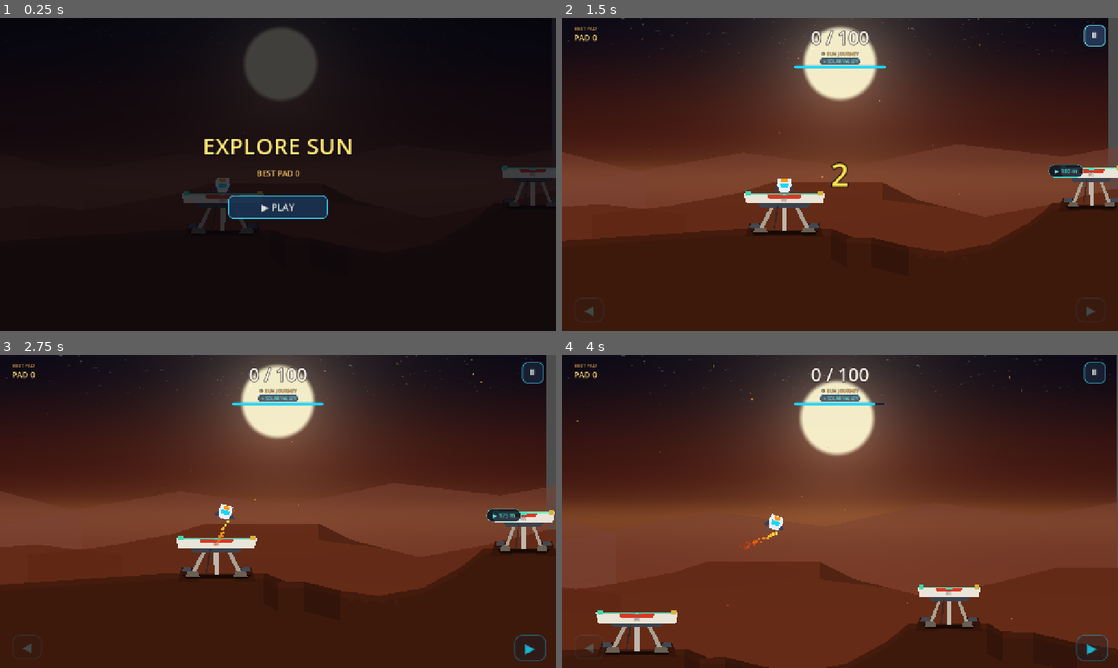
Above: before the commit, frames 1-4 (two rows, left to right).
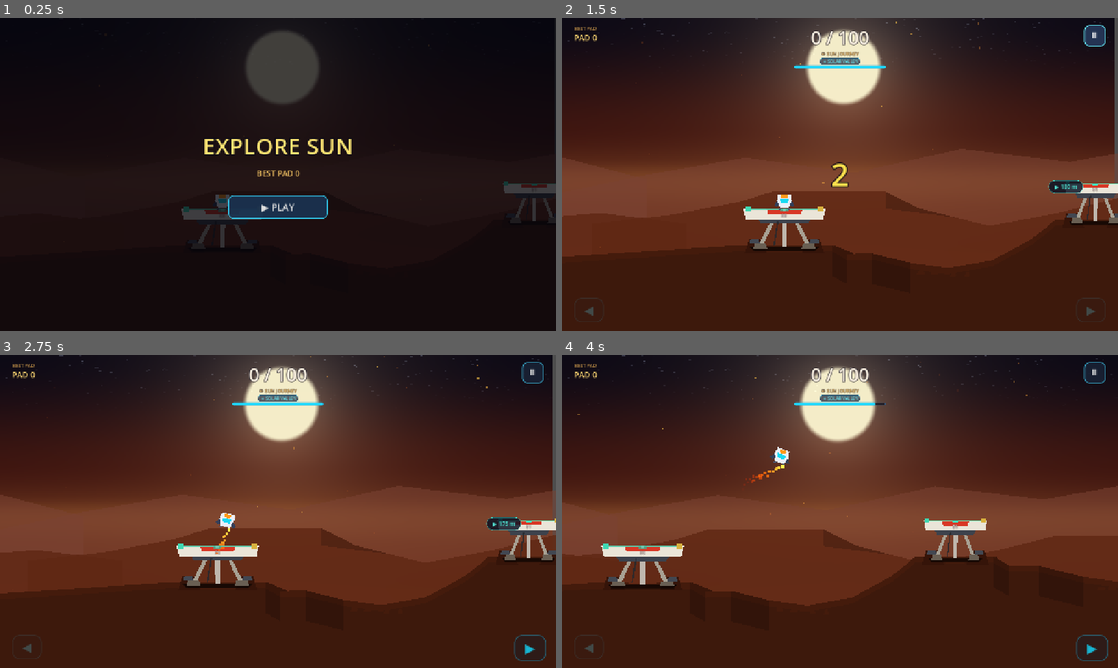
Above: after the commit, the same moments.

Repository: Tamizharuvi2006/space-adventure
Game: Godot game, scene res://scenes/main.tscn
Two runs of this game, one before a commit and one after it. Both use one fixed random seed, a clock stepped at 60 frames per second and the inputs below.
Inputs (mouse positions are in pixels of both pictures, inside the frame that each line leads up to):
- Up to frame 1 (0.25 s): no input
- Up to frame 2 (1.5 s): click "▶ PLAY" at 0.5 s; click "⏸" at 1.25 s
- Up to frame 3 (2.75 s): tap Enter at 2 s; move the mouse to (400, 495) at 2.02 s; hold D from 2.03 s (still down); tap R at 2.1 s; click (400, 495) at 2.17 s; tap Space at 2.27 s
- Up to frame 4 (4 s): release D at 2.75 s; drag from (728, 527) to (1084, 508) at 2.77 s; move the mouse to (895, 442) at 3.52 s; hold D from 3.53 s (still down); tap R at 3.6 s

The runs differ from the first frame. In frame 1, 1.8% of the frame differs, in the area x 32-100%, y 3-74%; in frame 2, 10%; in frame 3, 7.5%; in frame 4, 26%, in the area x 0-100%, y 0-100%.

Commit message:
Explore Sun V6.1 - Fixed vertical camera height with smooth horizontal travel composition (Mars: Mars reference)

Diff:
--- a/scripts/camera_follow.gd
+++ b/scripts/camera_follow.gd
@@ -1,38 +1,43 @@
 extends Camera2D
 class_name SolarCamera
 
-# ── Explore Sun V6 — Directional Composition Camera (Mars: Mars Style) ──────
+# ── Explore Sun V6.1 — Fixed-Height Horizontal Side-Scrolling Camera ─────────
 # Principles:
-# 1. Moving Composition Anchor (DO NOT CENTER THE PLAYER):
-#    - Player screen position is determined by movement direction and travel corridor.
+# 1. FIXED VERTICAL CAMERA HEIGHT:
+#    - Camera Y does NOT follow player.global_position.y.
+#    - No vertical camera tracking, no vertical lookahead, no vertical deadzone.
+#    - When astronaut rises: PLAYER moves UP on screen, CAMERA Y STAYS FIXED.
+#    - When astronaut falls: PLAYER moves DOWN on screen, CAMERA Y STAYS FIXED.
+#    - Pads and terrain remain in the exact same vertical screen position during flight.
+# 2. HORIZONTAL MOVEMENT WITH DIRECTIONAL TRAVEL COMPOSITION:
+#    - Camera X smoothly tracks travel direction.
 #    - Rightward travel: player sits at ~38%–42% of viewport width (more space ahead on right).
 #    - Leftward travel: player sits at ~58%–62% of viewport width (more space ahead on left).
-# 2. Vertical Dynamic Framing:
-#    - Ascending: player sits at ~56%–60% of viewport height (more world/terrain visible above).
-#    - Descending: player sits at ~40%–44% of viewport height (landing pad & terrain visible below).
-#    - Stationary / Docked: player sits at ~54% of viewport height (grounded bedrock below).
-# 3. No Immediate Recentering on Landing:
-#    - When landed, camera keeps player naturally offset toward the NEXT platform.
-# 4. Moderate Dynamic Zoom (0.92 to 1.00):
-#    - Widen view slightly for distant jumps without shrinking the astronaut.
-# 5. Continuous World Scroll:
-#    - Camera composition anchor moves dynamically, making the world scroll through the screen.
+# 3. NO RECENTERING ON LANDING:
+#    - When landed, the player remains naturally offset at ~40% with the forward path ahead.
+# 4. FIXED VERTICAL SCALE:
+#    - No vertical zoom compensation.
+#    - Subtle horizontal zoom adjustment (0.94 to 1.00) only for distant jumps.
 
 @export var follow_target: Node2D
 @export var smooth_speed: float = 5.0
 
-# Current smooth screen fraction (where the player appears on screen as 0.0..1.0)
-var current_screen_frac: Vector2 = Vector2(0.40, 0.54)
-var target_screen_frac: Vector2 = Vector2(0.40, 0.54)
+# Fixed vertical camera world position
+var fixed_world_y: float = 420.0
 
-# Rest vertical offset compatibility
-var default_vertical_offset: float = -40.0
+# Current smooth screen fraction (where player sits horizontally on screen)
+var current_screen_frac_x: float = 0.40
+var target_screen_frac_x: float = 0.40
+
+# Compatibility with main.gd / HUD
+var default_vertical_offset: float = -65.0
 
 var trauma: float = 0.0
 var max_angle: float = 0.02
 var max_offset: Vector2 = Vector2(8.0, 6.0)
 
 var target_platform: Node2D = null
+var current_docked_platform: Node2D = null
 var is_initialized: bool = false
 
 func _ready() -> void:
@@ -55,72 +60,48 @@
 		snap_to_target()
 		is_initialized = true
 
-	# ─── 1. Determine Horizontal Travel Direction & Desired Screen Frac ─────
+	# ─── 1. Horizontal Travel Direction & Screen Composition ─────────────────
+	# Default: player at 40% when heading right, 60% when heading left
 	var travel_dir_x: float = 1.0
 	if is_instance_valid(target_platform):
 		var dx_to_pad = target_platform.global_position.x - p_pos.x
 		if absf(dx_to_pad) > 15.0:
 			travel_dir_x = signf(dx_to_pad)
 
-	# Flight velocity reinforces or reverses travel direction
 	if absf(p_vel.x) > 30.0:
 		travel_dir_x = signf(p_vel.x)
 
-	# Base horizontal fraction: 40% when moving right, 60% when moving left
-	var desired_x: float = 0.40 if travel_dir_x > 0.0 else 0.60
+	var desired_frac_x: float = 0.40 if travel_dir_x > 0.0 else 0.60
 
-	# Dynamic velocity lookahead modifies the screen composition:
-	# Faster horizontal flight pushes player slightly further back, giving MORE corridor ahead
-	var vel_offset_x = clampf(p_vel.x / 500.0, -0.06, 0.06)
-	desired_x = clampf(desired_x - vel_offset_x, 0.34, 0.66)
+	# Dynamic velocity lookahead (shifts composition slightly forward during fast cruise)
+	var vel_offset_x = clampf(p_vel.x / 600.0, -0.05, 0.05)
+	target_screen_frac_x = clampf(desired_frac_x - vel_offset_x, 0.35, 0.65)
 
-	# ─── 2. Determine Vertical Desired Screen Frac ────────────────────────────
-	# Ascent: player at ~57% height (reveal upcoming peaks and terrain above)
-	# Descent: player at ~42% height (reveal landing pad and ground below)
-	# Stationary/Docked: ~54% height (grounded)
-	var desired_y: float = 0.54
-	if p_vel.y < -30.0:
-		# Ascending
-		var climb_t = clampf(-p_vel.y / 300.0, 0.0, 1.0)
-		desired_y = lerpf(0.54, 0.60, climb_t)
-	elif p_vel.y > 30.0:
-		# Descending
-		var fall_t = clampf(p_vel.y / 300.0, 0.0, 1.0)
-		desired_y = lerpf(0.54, 0.42, fall_t)
+	# Smoothly interpolate the horizontal screen composition anchor
+	current_screen_frac_x = lerpf(current_screen_frac_x, target_screen_frac_x, 4.0 * delta)
 
-	target_screen_frac = Vector2(desired_x, desired_y)
+	# ─── 2. Horizontal Camera Position ───────────────────────────────────────
+	var screen_offset_x = (current_screen_frac_x - 0.5) * vp_size.x
+	var target_cam_x = p_pos.x - (screen_offset_x / zoom.x)
+	global_position.x = lerpf(global_position.x, target_cam_x, smooth_speed * delta)
 
-	# Smoothly interpolate the composition anchor
-	current_screen_frac.x = lerpf(current_screen_frac.x, target_screen_frac.x, 5.0 * delta)
-	current_screen_frac.y = lerpf(current_screen_frac.y, target_screen_frac.y, 5.0 * delta)
+	# ─── 3. STRICTLY FIXED VERTICAL CAMERA HEIGHT ────────────────────────────
+	# Camera Y NEVER follows player Y during gameplay.
+	# The player moves vertically on screen; camera Y is locked.
+	global_position.y = fixed_world_y
 
-	# ─── 3. Moderate Dynamic Zoom ────────────────────────────────────────────
-	# Baseline zoom 1.00; for long jumps, gently zoom to ~0.92–0.95
+	# ─── 4. Stable Scale & Subtle Horizontal Zoom ────────────────────────────
 	var dist_to_pad: float = 0.0
 	if is_instance_valid(target_platform):
-		dist_to_pad = p_pos.distance_to(target_platform.global_position)
+		dist_to_pad = absf(target_platform.global_position.x - p_pos.x)
 
 	var target_zoom_val: float = 1.0
-	if dist_to_pad > 550.0:
-		var zoom_t = clampf((dist_to_pad - 550.0) / 750.0, 0.0, 1.0)
-		target_zoom_val = lerpf(1.0, 0.92, zoom_t)
+	if dist_to_pad > 650.0:
+		var zoom_t = clampf((dist_to_pad - 650.0) / 750.0, 0.0, 1.0)
+		target_zoom_val = lerpf(1.0, 0.94, zoom_t)
 
 	var new_z = lerpf(zoom.x, target_zoom_val, 2.5 * delta)
 	zoom = Vector2(new_z, new_z)
-
-	# ─── 4. Compute World Camera Position From Screen Composition Anchor ─────
-	# Screen position of player = (player_world - cam_world) * zoom + vp_size * 0.5
-	# => cam_world = player_world - (screen_offset_from_center / zoom)
-	var screen_offset_from_center = Vector2(
-		(current_screen_frac.x - 0.5) * vp_size.x,
-		(current_screen_frac.y - 0.5) * vp_size.y
-	)
-
-	var target_cam_pos = p_pos - (screen_offset_from_center / zoom)
-
-	# Smooth follow to desired composition
-	global_position.x = lerpf(global_position.x, target_cam_pos.x, smooth_speed * delta)
-	global_position.y = lerpf(global_position.y, target_cam_pos.y, smooth_speed * delta)
 
 	# ─── 5. Screen Shake Trauma ──────────────────────────────────────────────
 	if trauma > 0.0:
@@ -146,28 +127,33 @@
 		if absf(dx) > 15.0:
 			travel_dir_x = signf(dx)
 
-	current_screen_frac = Vector2(0.40 if travel_dir_x > 0.0 else 0.60, 0.54)
-	target_screen_frac = current_screen_frac
+	current_screen_frac_x = 0.40 if travel_dir_x > 0.0 else 0.60
+	target_screen_frac_x = current_screen_frac_x
 
-	var screen_offset_from_center = Vector2(
-		(current_screen_frac.x - 0.5) * vp_size.x,
-		(current_screen_frac.y - 0.5) * vp_size.y
-	)
-	global_position = follow_target.global_position - (screen_offset_from_center / zoom)
+	var screen_offset_x = (current_screen_frac_x - 0.5) * vp_size.x
+	global_position.x = follow_target.global_position.x - (screen_offset_x / zoom.x)
+
+	# Initialize fixed Y to comfortable baseline
+	fixed_world_y = follow_target.global_position.y - 65.0
+	global_position.y = fixed_world_y
 
 func add_trauma(amount: float) -> void:
 	trauma = clampf(trauma + amount, 0.0, 1.0)
 
 func notify_landed(platform: Node2D) -> void:
 	add_trauma(0.06)
-	# Retain direction bias towards next platform - no recentering
+	current_docked_platform = platform
+	# When landed, update fixed vertical height to this platform's baseline
+	if is_instance_valid(platform):
+		fixed_world_y = platform.global_position.y - 65.0
+
+	# Keep directional offset towards next platform
 	if is_instance_valid(target_platform) and target_platform != platform:
 		var dx = target_platform.global_position.x - platform.global_position.x
-		target_screen_frac.x = 0.40 if dx >= 0.0 else 0.60
-	target_screen_frac.y = 0.54
+		target_screen_frac_x = 0.40 if dx >= 0.0 else 0.60
 
 func set_next_target_platform(platform: Node2D) -> void:
 	target_platform = platform
 	if is_instance_valid(follow_target) and is_instance_valid(target_platform):
 		var dx = target_platform.global_position.x - follow_target.global_position.x
-		target_screen_frac.x = 0.40 if dx >= 0.0 else 0.60
+		target_screen_frac_x = 0.40 if dx >= 0.0 else 0.60
--- /dev/null
+++ b/tests/test_v6_1_fixed_height_suite.gd
@@ -0,0 +1,172 @@
+extends SceneTree
+
+const SunZoneData = preload("res://scripts/planet_data.gd")
+const SolarBackground = preload("res://scripts/background.gd")
+const SolarMain = preload("res://scripts/main.gd")
+const SolarPlayer = preload("res://scripts/player.gd")
+const SolarHUD = preload("res://scripts/hud.gd")
+const SolarCamera = preload("res://scripts/camera_follow.gd")
+const WorldGenerator = preload("res://scripts/world_generator.gd")
+
+const ARTIFACT_DIR = "C:/Users/aruvi/.gemini/antigravity-ide/brain/f75eeb4b-bf34-4366-b518-afc1bd64e4d0"
+
+func _init() -> void:
+	print("=== RUNNING V6.1 FIXED-HEIGHT CAMERA TEST SUITE ===")
+	call_deferred("_run_suite")
+
+func _ensure_flying(main: SolarMain, hud: SolarHUD, player: SolarPlayer) -> void:
+	main.current_state = SolarMain.GameState.PLAYING
+	player.set_control_enabled(true)
+	player.current_state = SolarPlayer.State.FLYING
+	player.last_docked_platform = null
+	player.set_physics_process(false)
+	hud.game_over_menu.visible = false
+	hud.gameplay_hud.visible = true
+
+func _run_suite() -> void:
+	var packed = load("res://scenes/main.tscn") as PackedScene
+	var main = packed.instantiate() as SolarMain
+	root.add_child(main)
+
+	var hud = main.get_node("HUD") as SolarHUD
+	var player = main.get_node("Player") as SolarPlayer
+	var world_gen = main.get_node("WorldGenerator") as WorldGenerator
+	var camera = main.get_node("Camera2D") as SolarCamera
+
+	await create_timer(0.3).timeout
+
+	hud.emit_signal("play_game_requested")
+	while main.current_state != SolarMain.GameState.PLAYING:
+		await create_timer(0.05).timeout
+	await create_timer(0.2).timeout
+
+	while world_gen.next_platform_idx <= 15:
+		world_gen.spawn_next_route_pad()
+
+	var pad_10 = world_gen.get_platform_by_index(10)
+	var pad_11 = world_gen.get_platform_by_index(11)
+	assert(pad_10 != null and pad_11 != null, "Platforms 10 and 11 must exist!")
+	var view_size = root.get_viewport().get_visible_rect().size
+
+	var step_frames = func(count: int, move_vel: Vector2 = Vector2.ZERO):
+		for _i in range(count):
+			if move_vel != Vector2.ZERO:
+				player.global_position += move_vel * 0.02
+			await create_timer(0.02).timeout
+
+	# ─── A. PLAYER RESTING ON PAD 10 ─────────────────────────────────────────
+	print("\n--- A. Player Resting on Pad 10 ---")
+	main.current_pad = 10
+	camera.set_next_target_platform(pad_11)
+	player.set_target_platform(pad_11)
+	player.spawn_on_platform(pad_10)
+	camera.snap_to_target()
+	await step_frames.call(25)
+
+	var baseline_cam_y = camera.global_position.y
+	var p_screen_a = (player.global_position - camera.global_position) * camera.zoom + view_size * 0.5
+	var pad10_screen_a = (pad_10.global_position - camera.global_position) * camera.zoom + view_size * 0.5
+	print("  Camera Y: %.2f, Player Screen: %s, Pad 10 Screen: %s" % [baseline_cam_y, p_screen_a, pad10_screen_a])
+	assert(p_screen_a.x / view_size.x >= 0.35 and p_screen_a.x / view_size.x <= 0.45, "Player framed at ~40% from left on resting pad!")
+	await _capture("v6_1_A_resting_pad10.png")
+
+	# ─── B. PLAYER RISES VERTICALLY 300PX ────────────────────────────────────
+	print("\n--- B. Player Rises Vertically 300px ---")
+	_ensure_flying(main, hud, player)
+	var resting_pos = player.global_position
+	player.global_position = resting_pos + Vector2(0.0, -300.0)
+	player.velocity = Vector2(0.0, -180.0)
+	await step_frames.call(25)
+
+	var cam_y_b = camera.global_position.y
+	var p_screen_b = (player.global_position - camera.global_position) * camera.zoom + view_size * 0.5
+	var pad10_screen_b = (pad_10.global_position - camera.global_position) * camera.zoom + view_size * 0.5
+	print("  Camera Y: %.2f (delta: %.2f), Player Screen Y: %.2f, Pad 10 Screen Y: %.2f" % [cam_y_b, cam_y_b - baseline_cam_y, p_screen_b.y, pad10_screen_b.y])
+	# Camera Y MUST BE IDENTICAL to baseline!
+	assert(is_equal_approx(cam_y_b, baseline_cam_y), "Camera Y MUST BE IDENTICAL when player rises 300px!")
+	# Pad 10 MUST BE in the EXACT same screen position!
+	assert(absf(pad10_screen_b.y - pad10_screen_a.y) < 1.0, "Pad 10 screen Y remains completely unchanged!")
+	# Player is 300px higher on screen!
+	assert(p_screen_b.y < p_screen_a.y - 250.0, "Player moved upward on screen!")
+	await _capture("v6_1_B_rise_300px.png")
+
+	# ─── C. PLAYER FALLS 300PX (BACK TO LEVEL / LOWER) ───────────────────────
+	print("\n--- C. Player Falls 300px ---")
+	player.global_position = resting_pos + Vector2(0.0, 100.0)
+	player.velocity = Vector2(0.0, 200.0)
+	await step_frames.call(25)
+
+	var cam_y_c = camera.global_position.y
+	var p_screen_c = (player.global_position - camera.global_position) * camera.zoom + view_size * 0.5
+	var pad10_screen_c = (pad_10.global_position - camera.global_position) * camera.zoom + view_size * 0.5
+	print("  Camera Y: %.2f (delta: %.2f), Player Screen Y: %.2f, Pad 10 Screen Y: %.2f" % [cam_y_c, cam_y_c - baseline_cam_y, p_screen_c.y, pad10_screen_c.y])
+	# Camera Y MUST STILL BE IDENTICAL!
+	assert(is_equal_approx(cam_y_c, baseline_cam_y), "Camera Y MUST BE IDENTICAL when player falls!")
+	assert(absf(pad10_screen_c.y - pad10_screen_a.y) < 1.0, "Pad 10 screen Y remains completely unchanged!")
+	await _capture("v6_1_C_fall_300px.png")
+
+	# ─── D. PLAYER FLIES RIGHT ───────────────────────────────────────────────
+	print("\n--- D. Player Flies Right ---")
+	var p10_pos = pad_10.global_position
+	var p11_pos = pad_11.global_position
+	player.global_position = Vector2(p10_pos.x + 280.0, resting_pos.y)
+	player.velocity = Vector2(240.0, 0.0)
+	await step_frames.call(30, player.velocity)
+
+	var cam_y_d = camera.global_position.y
+	var p_screen_d = (player.global_position - camera.global_position) * camera.zoom + view_size * 0.5
+	var pad10_screen_d = (pad_10.global_position - camera.global_position) * camera.zoom + view_size * 0.5
+	print("  Camera Y: %.2f, Player Screen: %s, Pad 10 Screen X: %.2f" % [cam_y_d, p_screen_d, pad10_screen_d.x])
+	assert(is_equal_approx(cam_y_d, baseline_cam_y), "Camera Y DOES NOT CHANGE during horizontal flight!")
+	assert(pad10_screen_d.x < pad10_screen_a.x - 100.0, "Pad 10 scrolled left naturally as camera tracked right!")
+	await _capture("v6_1_D_fly_right.png")
+
+	# ─── E. PLAYER FLIES RIGHT + RISES ───────────────────────────────────────
+	print("\n--- E. Player Flies Right + Rises ---")
+	player.global_position = Vector2(p10_pos.x + 480.0, resting_pos.y - 200.0)
+	player.velocity = Vector2(220.0, -180.0)
+	await step_frames.call(30, player.velocity)
+
+	var cam_y_e = camera.global_position.y
+	var p_screen_e = (player.global_position - camera.global_position) * camera.zoom + view_size * 0.5
+	print("  Camera Y: %.2f, Player Screen: %s" % [cam_y_e, p_screen_e])
+	assert(is_equal_approx(cam_y_e, baseline_cam_y), "Camera Y DOES NOT CHANGE when player flies right + rises!")
+	await _capture("v6_1_E_fly_right_rise.png")
+
+	# ─── F. PLAYER FLIES RIGHT + DESCENDS ────────────────────────────────────
+	print("\n--- F. Player Flies Right + Descends ---")
+	player.global_position = Vector2(p11_pos.x - 160.0, resting_pos.y - 80.0)
+	player.velocity = Vector2(160.0, 190.0)
+	await step_frames.call(30, player.velocity)
+
+	var cam_y_f = camera.global_position.y
+	var p_screen_f = (player.global_position - camera.global_position) * camera.zoom + view_size * 0.5
+	var pad11_screen_f = (pad_11.global_position - camera.global_position) * camera.zoom + view_size * 0.5
+	print("  Camera Y: %.2f, Player Screen: %s, Pad 11 Screen: %s" % [cam_y_f, p_screen_f, pad11_screen_f])
+	assert(is_equal_approx(cam_y_f, baseline_cam_y), "Camera Y DOES NOT CHANGE when player flies right + descends!")
+	await _capture("v6_1_F_fly_right_descend.png")
+
+	# ─── G. LANDS ON NEXT PAD ────────────────────────────────────────────────
+	print("\n--- G. Lands on Next Pad (Pad 11) ---")
+	main.current_pad = 11
+	player.spawn_on_platform(pad_11)
+	player.velocity = Vector2.ZERO
+	camera.notify_landed(pad_11)
+	await step_frames.call(25)
+
+	var p_screen_g = (player.global_position - camera.global_position) * camera.zoom + view_size * 0.5
+	var pad11_screen_g = (pad_11.global_position - camera.global_position) * camera.zoom + view_size * 0.5
+	print("  Player Screen: %s (X frac: %.2f), Pad 11 Screen: %s" % [p_screen_g, p_screen_g.x / view_size.x, pad11_screen_g])
+	assert(p_screen_g.x / view_size.x >= 0.36 and p_screen_g.x / view_size.x <= 0.46, "Landed player is framed at ~40% with forward space ahead!")
+	await _capture("v6_1_G_landing_next_pad.png")
+
+	print("\n=======================================================")
+	print("🎉 ALL V6.1 FIXED-HEIGHT CAMERA TESTS PASSED 100%!")
+	print("=======================================================")
+	quit()
+
+func _capture(filename: String) -> void:
+	await RenderingServer.frame_post_draw
+	var img = root.get_viewport().get_texture().get_image()
+	var dest = ARTIFACT_DIR + "/" + filename
+	img.save_png(dest)
